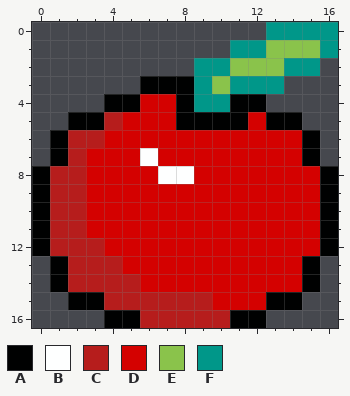
A pixel-art sprite gets an edit: img/apple.png. Above is the file before it was changed.
The file is 17x17 pixels. Colours within 5 levels of each other are drawn and written as one.
Palette (. is transparent): A #000101  B #feffff  C #b61d1c  D #d40100  E #8ac34b  F #009789
Pixels before, first column x 0:
 0 .............FFFF
 1 ...........FFEEEF
 2 .........FFEEEFF.
 3 ......AAAFEFFF...
 4 ....AADDAFFAA....
 5 ..AACDDDAAAADAA..
 6 .ACCDDDDDDDDDDDA.
 7 .ACDDDBDDDDDDDDA.
 8 ACCDDDDBBDDDDDDDA
 9 ACCDDDDDDDDDDDDDA
10 ACCDDDDDDDDDDDDDA
11 ACCDDDDDDDDDDDDDA
12 ACCCDDDDDDDDDDDDA
13 .ACCCDDDDDDDDDDA.
14 .ACCCCDDDDDDDDDA.
15 ..AACCCCCCDDDAA..
16 ....AACCCCCAA....
The result:
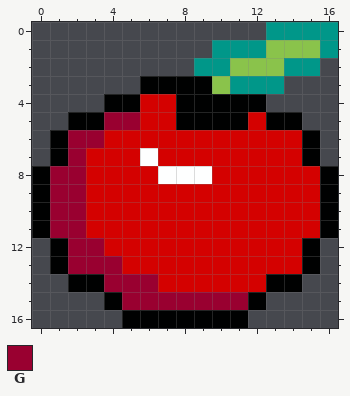
Colours new in this view: G #990030
The exact change:
Changed rows in their new state; - is an unchanged pixel.
first column x 0:
 1 ----------F------
 3 ---------A-------
 4 ---------AA------
 5 ----GG-----------
 6 --GG-------------
 7 --G--------------
 8 -GG------B-------
 9 -GG--------------
10 -GG--------------
11 -GG--------------
12 .AGG-----------A.
13 --GGG------------
14 -.AAGGG------AA.-
15 --..AGGGGGGGA..--
16 ----.-AAAAA-.----
Where, in picture pixels (left, top, right, bottom), the same in both pictures:
changed: (32, 40, 338, 328)
